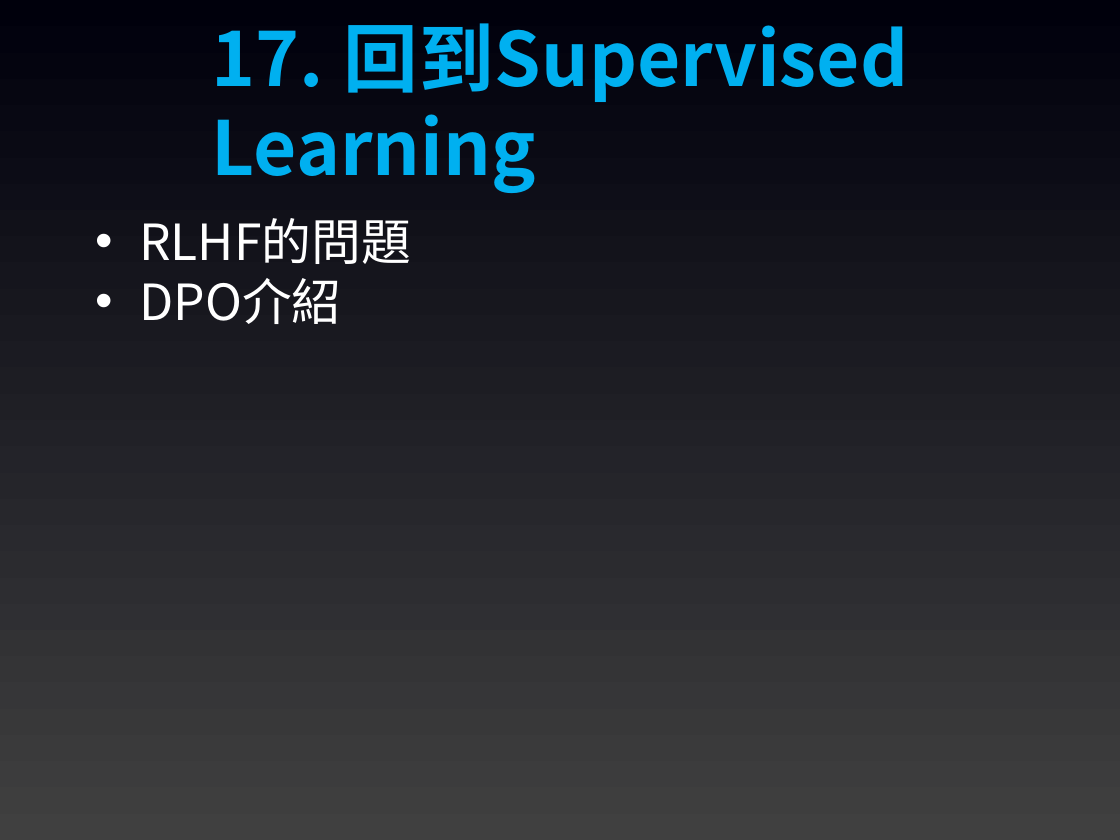
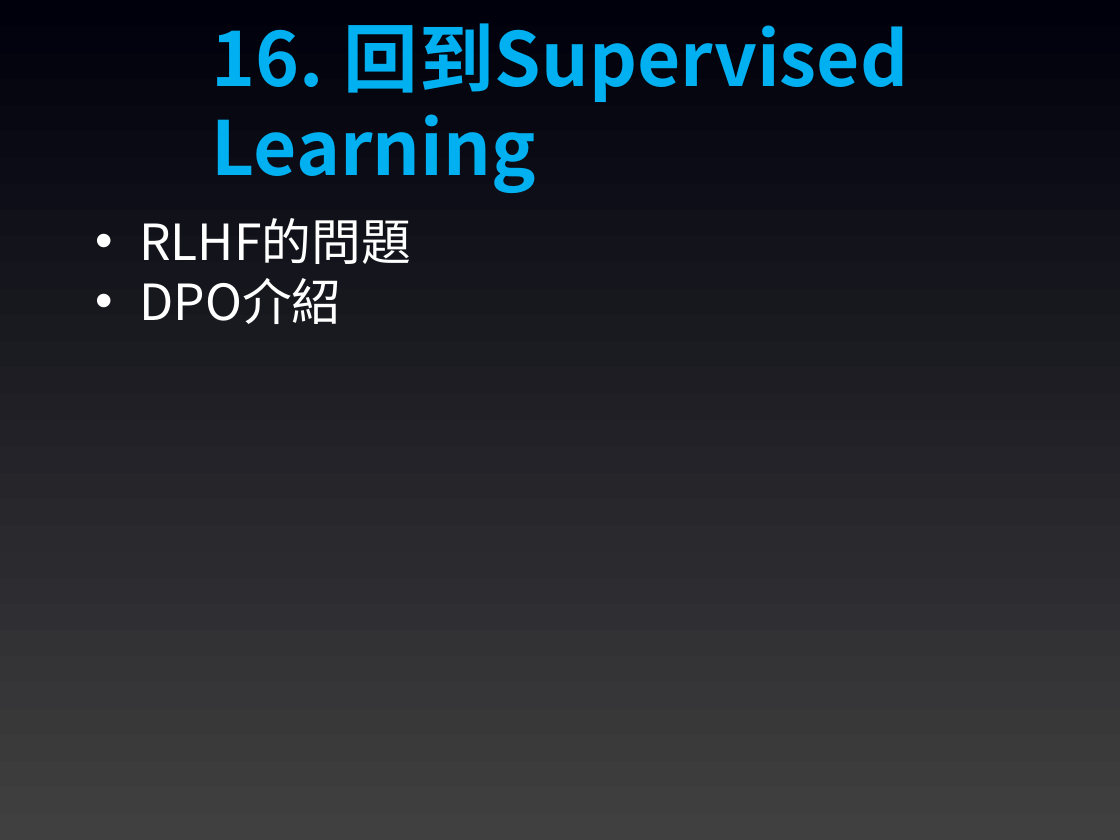
Before and after one commit to joshhu/mustllm20242nd, a slide deck: slide 20 of Slides/Week01/00：課程大綱.pptx (slide 21 before the commit). Drawn at 1120x840 pixels with LibreOffice and Linux fonts; fonts in the diff are those of the drawing. Boxes give left, top, right and bottom in pixels: in the first picture for what was removed or moved away, otherwise in the second. Text is boxed around its words. In the diff, an @@ line names an element or a change of style, - is before the commit and + after.

```diff
--- a/Slides/Week01/00：課程大綱.pptx
+++ b/Slides/Week01/00：課程大綱.pptx
@@ text at bbox=[212, 23, 908, 193]: text changed @@
-17. 回到Supervised Learning
+16. 回到Supervised Learning
```
Also in this commit, not shown: 9 other slides changed, 1 slide removed, 2 other files.
